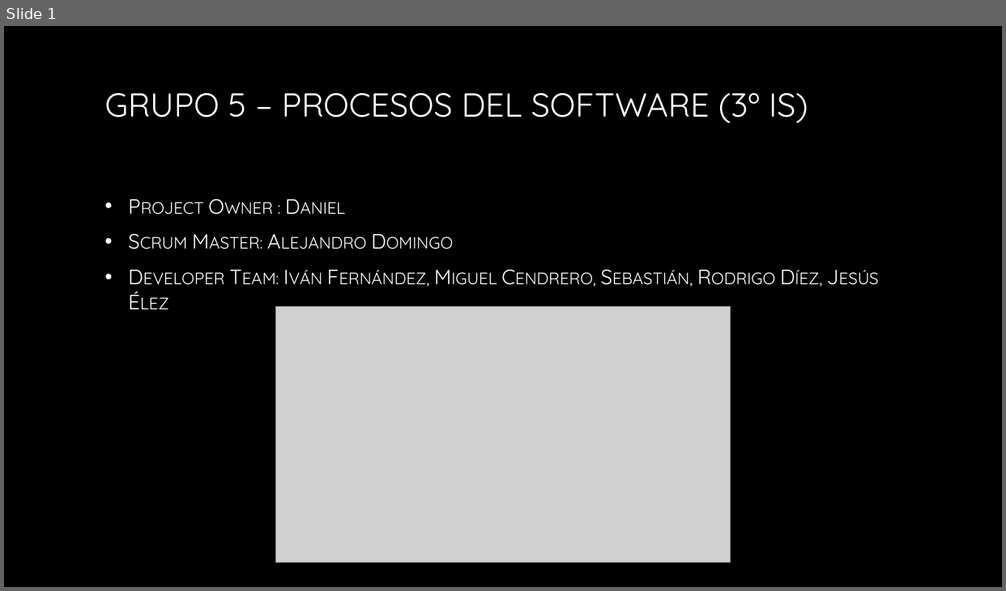
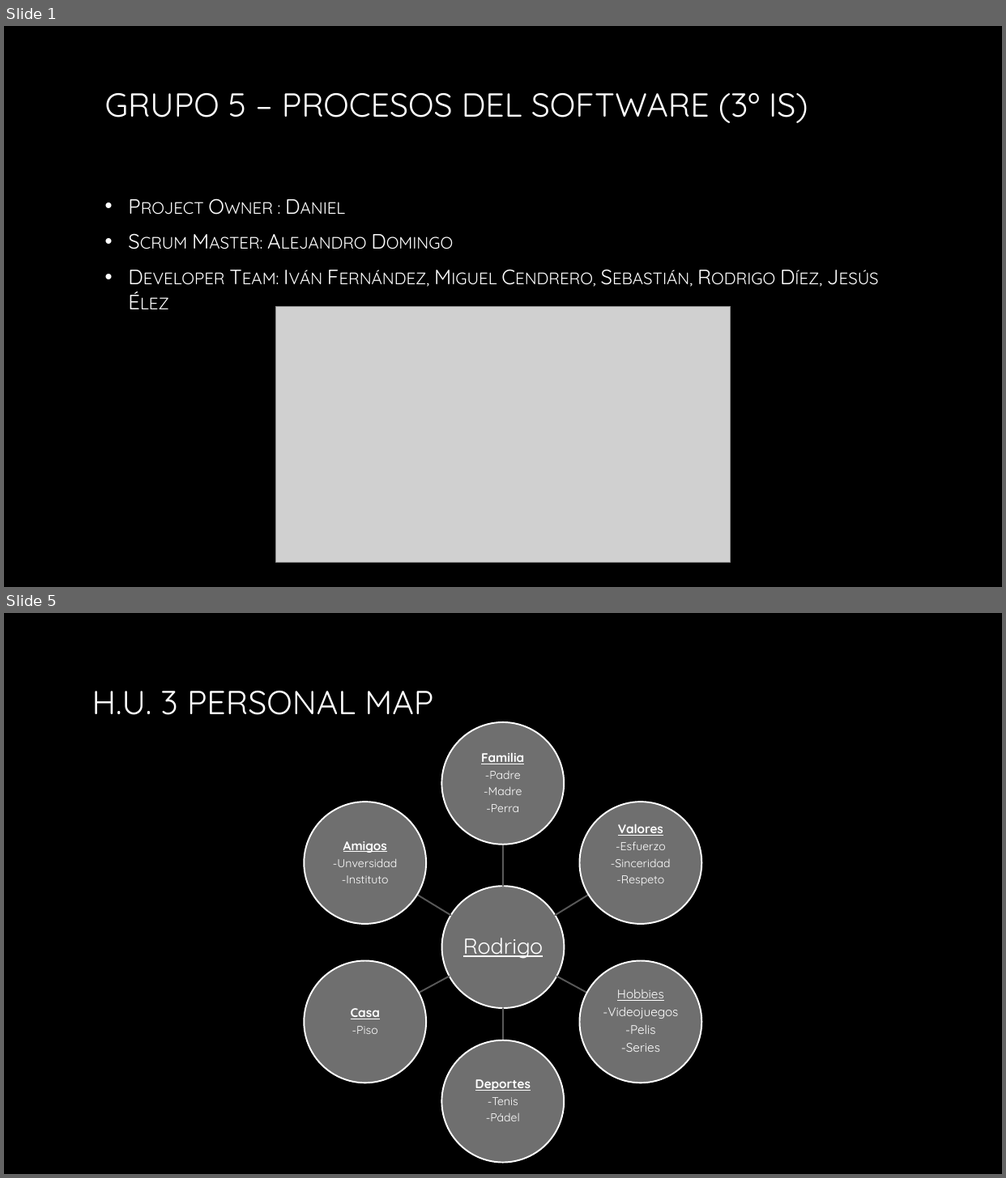
Before and after one commit to chexu99/TetrisG5, a slide deck: Presentación_G5.pptx. Shown one above the other, each under a label of ours: slide 1 before the commit, slides 1 and 5 after it; the slides between them are not shown. The pictures are 1006x591 and 1006x1178 pixels, drawn with LibreOffice and Linux fonts; fonts in the diff are those of the drawing; grey boxes stand for pictures; background and template pictures are left out. Boxes give left, top, right and bottom in pixels: in the first picture for what was removed or moved away, otherwise in the second. Text is boxed around its words. In the diff, an @@ line names an element or a change of style, - is before the commit and + after.

```diff
--- a/Presentación_G5.pptx
+++ b/Presentación_G5.pptx
@@ slide 5 added at box(4, 613, 1002, 1174), background picture (left out) @@
@@ title added at box(92, 691, 433, 715), 32 pt, text gradient #FFFFFF to #A6A6A6 @@
+H.U. 3 PERSONAL MAP
@@ group added at box(305, 722, 701, 1162): 7 ellipses, 7 texts, 6 freeform shapes @@
+Rodrigo
+Familia
+-Padre
+-Madre
+-Perra
+Valores
+-Esfuerzo
+-Sinceridad
+-Respeto
+Hobbies
+-Videojuegos
+-Pelis
+-Series
+Deportes
+-Tenis
+-Pádel
+Casa
+-Piso
+Amigos
+-Unversidad
+-Instituto
```
Also in this commit, not shown: 14 other slides added, 7 slides removed.
